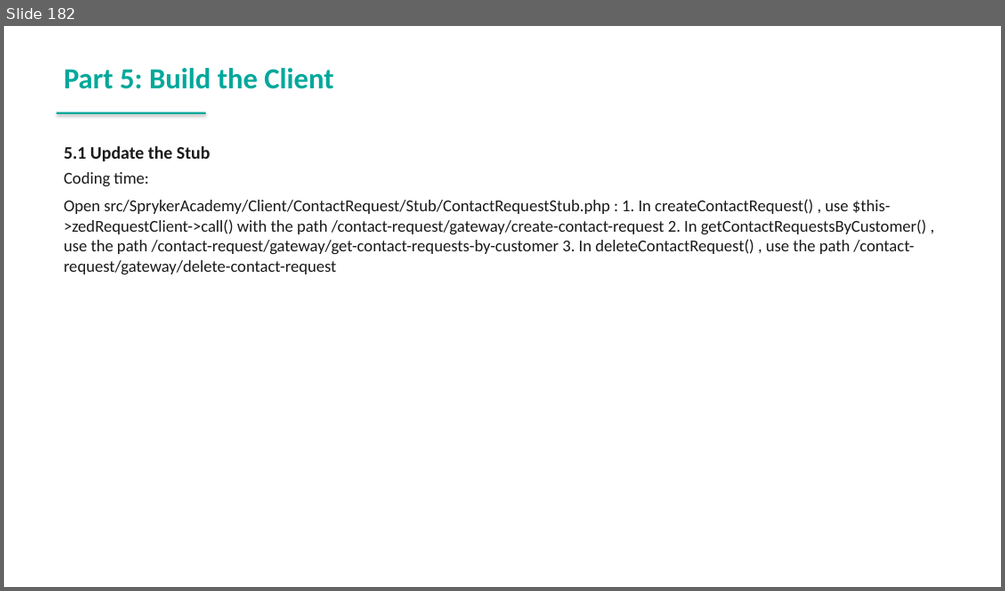
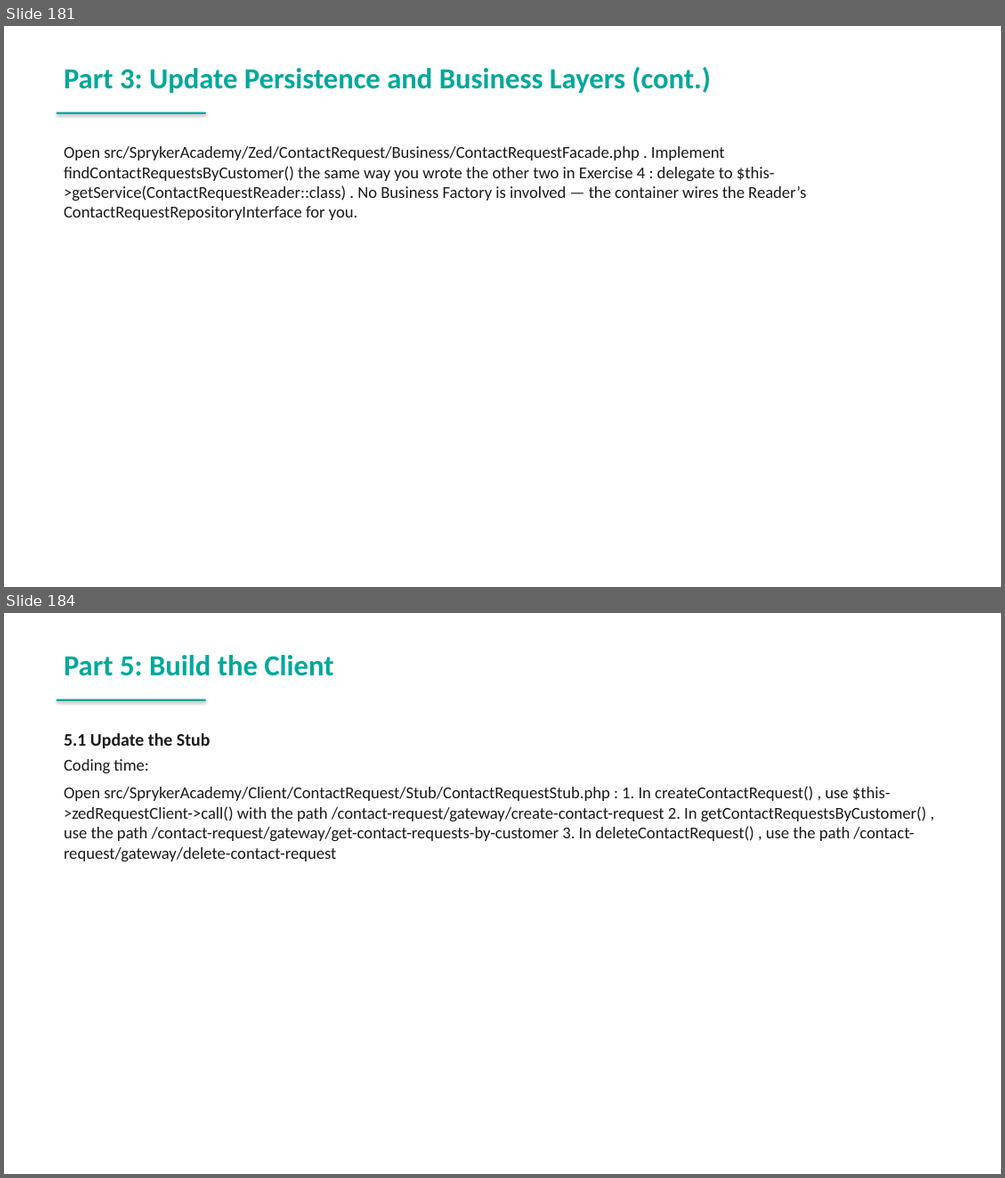
Before and after one commit to spryker-academy/instructor-exercises, a slide deck: guides-pptx/spryker-academy-fundamental.pptx. Shown one above the other, each under a label of ours: slide 182 before the commit, slides 181 and 184 after it; the slides between them are not shown. The pictures are 1005x591 and 1005x1178 pixels, drawn with LibreOffice and Linux fonts; fonts in the diff are those of the drawing. Boxes give left, top, right and bottom in pixels: in the first picture for what was removed or moved away, otherwise in the second. Text is boxed around its words. In the diff, an @@ line names an element or a change of style, - is before the commit and + after.

```diff
--- a/guides-pptx/spryker-academy-fundamental.pptx
+++ b/guides-pptx/spryker-academy-fundamental.pptx
@@ slide 181 added at (4,26,1001,587), background #FFFFFF @@
@@ text added at (64,67,711,93), 28 pt, text #00A89B, bold @@
+Part 3: Update Persistence and Business Layers (cont.)
@@ rectangle added at (57,112,206,114), fill #00A89B @@
@@ text added at (64,146,806,220), 16 pt, text #1A1A1A @@
+Open src/SprykerAcademy/Zed/ContactRequest/Business/ContactRequestFacade.php . Implement findContactRequestsByCustomer() the same way you wrote the other two in Exercise 4 : delegate to $this->getService(ContactRequestReader::class) . No Business Factory is involved — the container wires the Reader’s ContactRequestRepositoryInterface for you.
@@ what was slide 182 is now slide 184 @@
```
Also in this commit, not shown: 2 slides changed, 1 other slide added, 3 other files.
